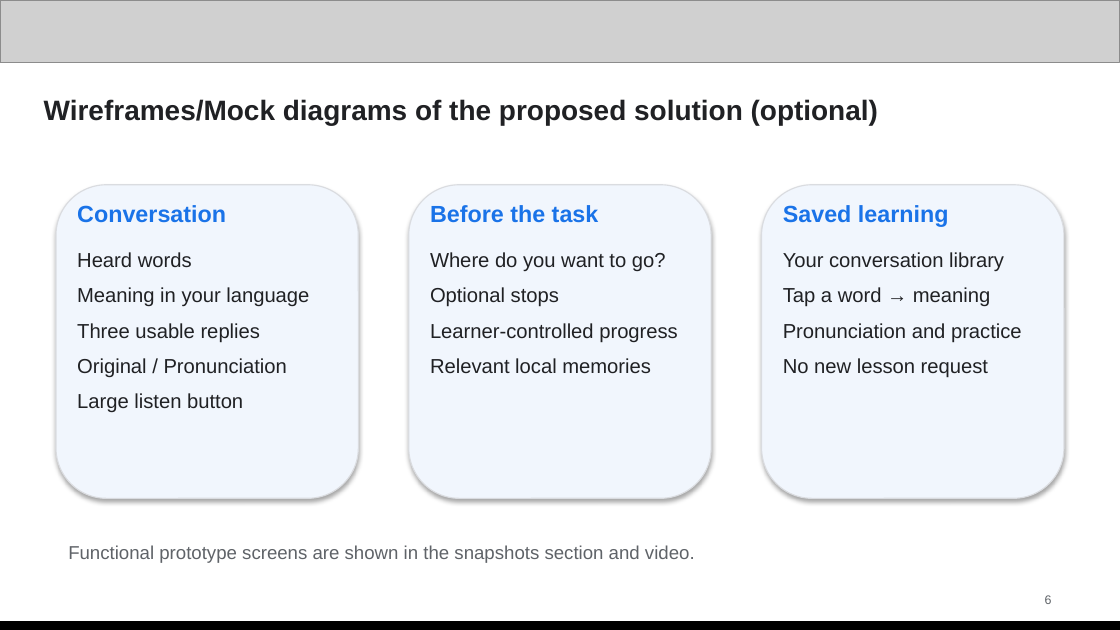
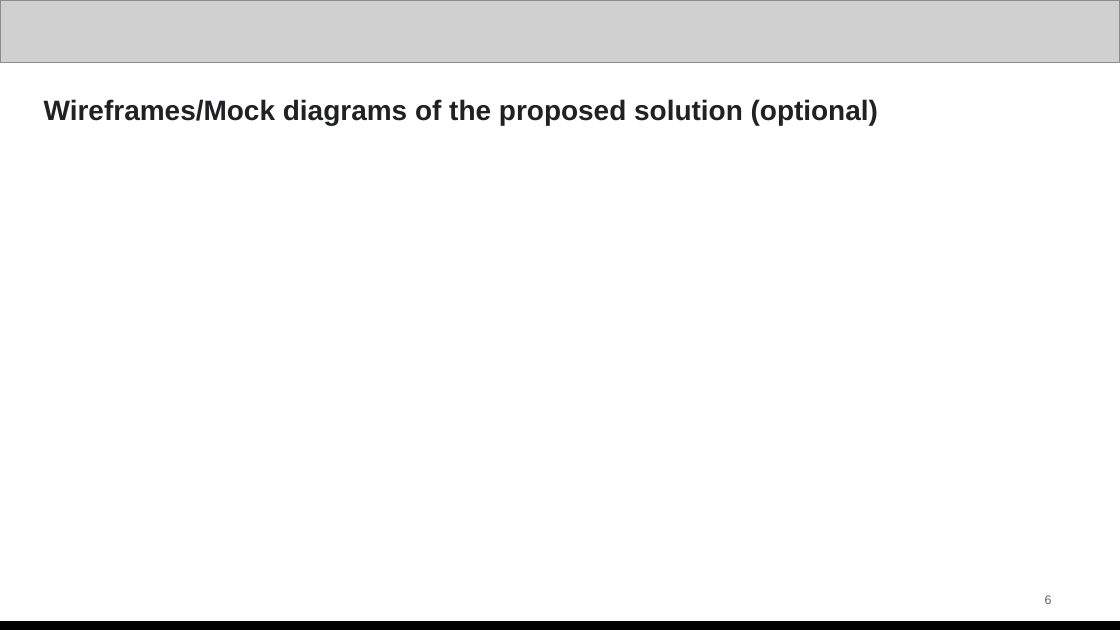
Before and after one commit to U4AR/LingoLive, a slide deck: slide 6 of docs/submission/LingoLive-Pitch-Deck.pptx. Drawn at 1120x630 pixels with LibreOffice and Linux fonts; fonts in the diff are those of the drawing; grey boxes stand for pictures. Boxes give left, top, right and bottom in pixels: in the first picture for what was removed or moved away, otherwise in the second. Text is boxed around its words. In the diff, an @@ line names an element or a change of style, - is before the commit and + after.

Commit message:
Refine Accessibility submission and five-dollar learner cost model

```diff
--- a/docs/submission/LingoLive-Pitch-Deck.pptx
+++ b/docs/submission/LingoLive-Pitch-Deck.pptx
@@ rounded rectangle removed at bbox=[56, 185, 358, 498] @@
@@ text removed at bbox=[77, 205, 226, 223] @@
-Conversation
@@ rounded rectangle removed at bbox=[409, 185, 711, 498] @@
@@ text removed at bbox=[430, 205, 599, 223] @@
-Before the task
@@ rounded rectangle removed at bbox=[762, 185, 1064, 498] @@
@@ text removed at bbox=[783, 205, 949, 227] @@
-Saved learning
@@ text removed at bbox=[77, 252, 309, 412] @@
-Heard words
-Meaning in your language
-Three usable replies
-Original / Pronunciation
-Large listen button
@@ text removed at bbox=[430, 252, 678, 373] @@
-Where do you want to go?
-Optional stops
-Learner-controlled progress
-Relevant local memories
@@ text removed at bbox=[783, 252, 1022, 378] @@
-Your conversation library
-Tap a word → meaning
-Pronunciation and practice
-No new lesson request
@@ text removed at bbox=[68, 545, 695, 563] @@
-Functional prototype screens are shown in the snapshots section and video.
```
Also in this commit, not shown: 12 other slides changed, 28 other files.
